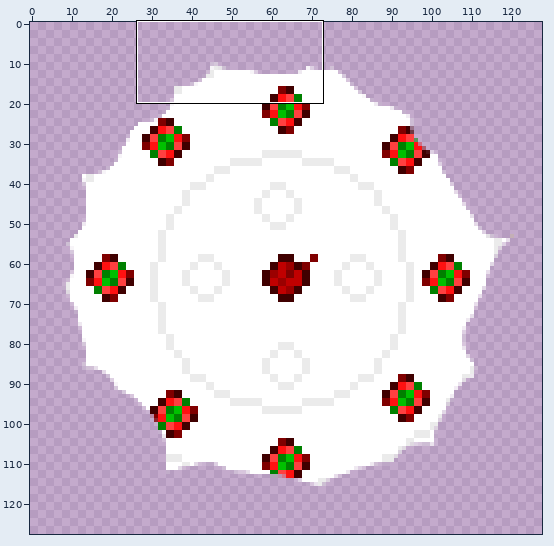
A sprite sheet gets an edit: Proyecto_Software_II.gmx/sprites/images/sprite1_2.png. Above: a wide view before the commit, with the close-up outlined.
Close-up. Earlier state:
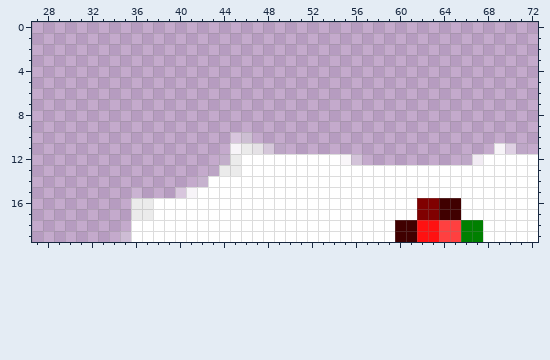
The file is 128x128 pixels. Pixels under 10% opacity are left out. Colours within 5 levels of each other are drawn and written as one. Shown: x 27..72, y 0..19. The commit also changed other parts of the picture, which this record leaves out.
After:
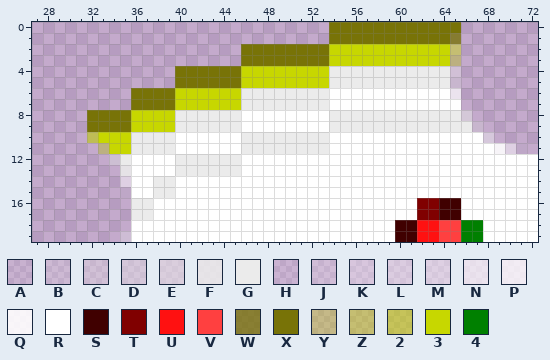
Palette (. is transparent): A #ebebeb1c  B #ebebeb39  C #ebebeb55  D #ebebeb71  E #ebebeb8e  F #ebebebe3  G #ebebeb  H #ffffff1c  J #ffffff39  K #ffffff55  L #ffffff65  M #ffffff71  N #ffffffaa  P #ffffffc6  Q #ffffffe3  R #ffffff  S #400000  T #800000  U #ff1111  V #ff4040  W #787307c6  X #787307  Y #c7d70055  Z #c7d70071  2 #c7d7008e  3 #c7d700  4 #008000
The exact change:
There is now colour 2 in row 10 at x 32.
There is now colour 3 in rows 2 to 3 at x 54 to 64; in rows 4 to 5 at x 46 to 53; in rows 6 to 7 at x 40 to 45; in rows 8 to 9 at x 36 to 39; in row 10 at x 33 to 35; in row 11 at x 34 to 35.
There is now colour C in rows 4 to 5 at x 65; in row 9 at x 67.
There is now colour D in row 12 at x 34.
There is now colour E in row 8 at x 66.
There is now colour F in row 13 at x 35.
There is now colour G in rows 4 to 5 at x 54 to 64; in rows 6 to 7 at x 46 to 53; in row 8 at x 40 to 45 and 54 to 65; in row 9 at x 40 to 45 and 54 to 66; in row 10 at x 36 to 39 and 47 to 53; in row 11 at x 36 to 39 and 50 to 53.
There is now colour G in row 12 at x 35 and 40 to 43; in row 13 at x 40 to 42; in rows 14 to 15 at x 38 to 39.
The edit turns colour A into colour G in row 11 at x 49; in row 13 at x 43.
The edit turns colour B into colour G in row 12 at x 44.
The edit turns colour D into colour G in row 10 at x 46; in row 11 at x 48.
The edit turns colour F into colour G in row 11 at x 47.
There is now colour H in row 15 at x 35.
There is now colour M in row 10 at x 68; in row 14 at x 35.
There is now colour N in row 6 at x 65.
There is now colour R in row 6 at x 54 to 64; in row 7 at x 54 to 65; in rows 8 to 9 at x 46 to 53; in row 10 at x 40 to 44 and 54 to 67; in row 11 at x 40 to 44 and 54 to 68; in row 12 at x 36 to 39 and 57 to 65.
There is now colour R in row 13 at x 36 to 39; in row 14 at x 36 to 37 and 40 to 41; in row 15 at x 37.
The edit turns colour H into colour R in row 12 at x 66; in row 15 at x 36.
The edit turns colour J into colour R in row 14 at x 42.
The edit turns colour K into colour R in row 10 at x 45; in row 15 at x 40.
The edit turns colour L into colour R in row 12 at x 56.
The edit turns colour P into colour R in row 12 at x 67.
The edit turns colour Q into colour R in row 11 at x 45; in row 12 at x 55; in row 15 at x 41.
There is now colour W in row 1 at x 65.
There is now colour X in row 0 at x 54 to 65; in row 1 at x 54 to 64; in rows 2 to 3 at x 46 to 53; in rows 4 to 5 at x 40 to 45; in rows 6 to 7 at x 36 to 39; in rows 8 to 9 at x 32 to 35.
There is now colour Y in row 3 at x 65; in row 11 at x 33.
There is now colour Z in row 2 at x 65.
